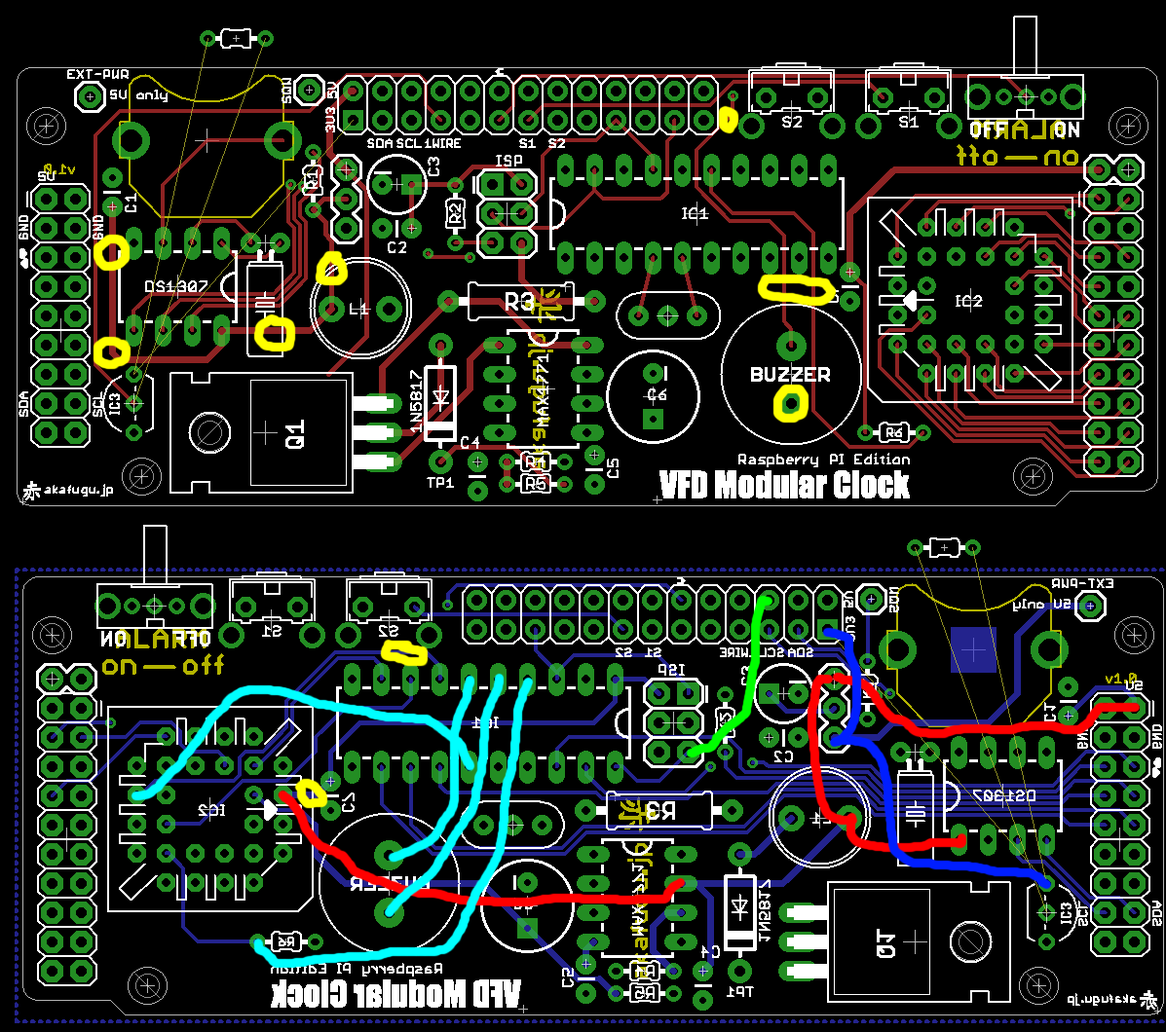
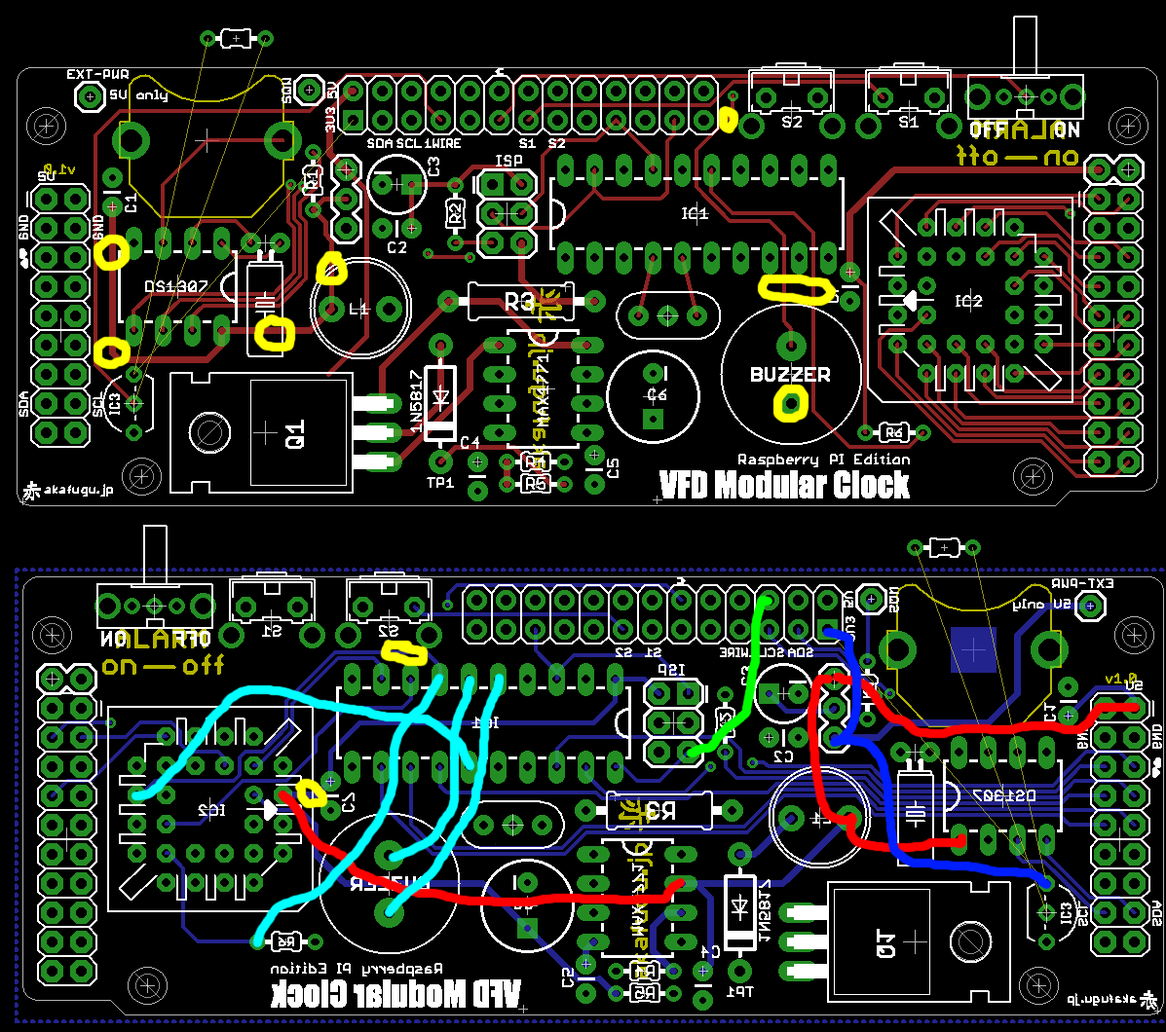
Layered file, before and after one edit (1166x1032). Changes by layer:
painted on "spkr add" over box(251, 672, 534, 969)
